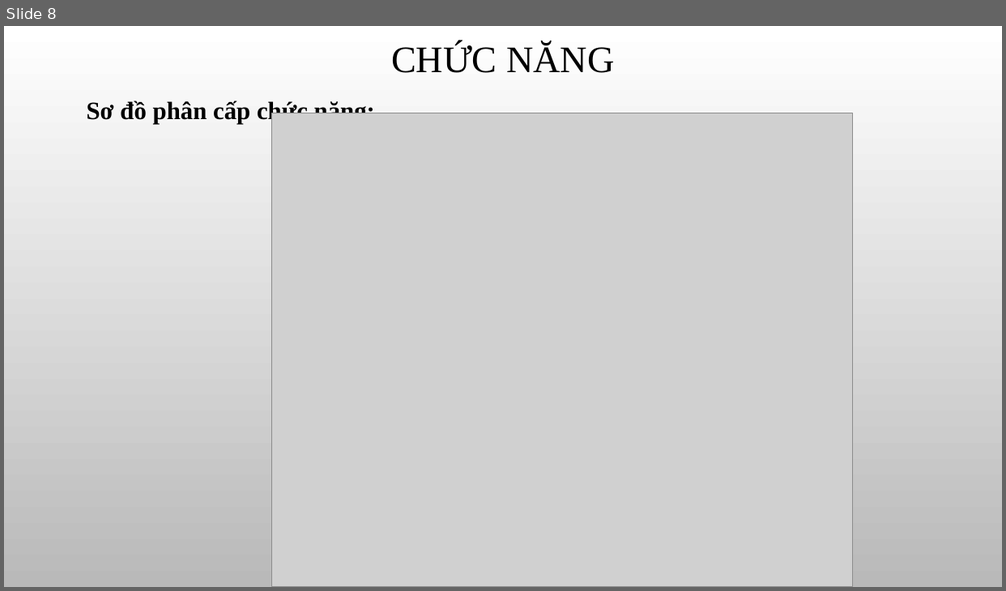
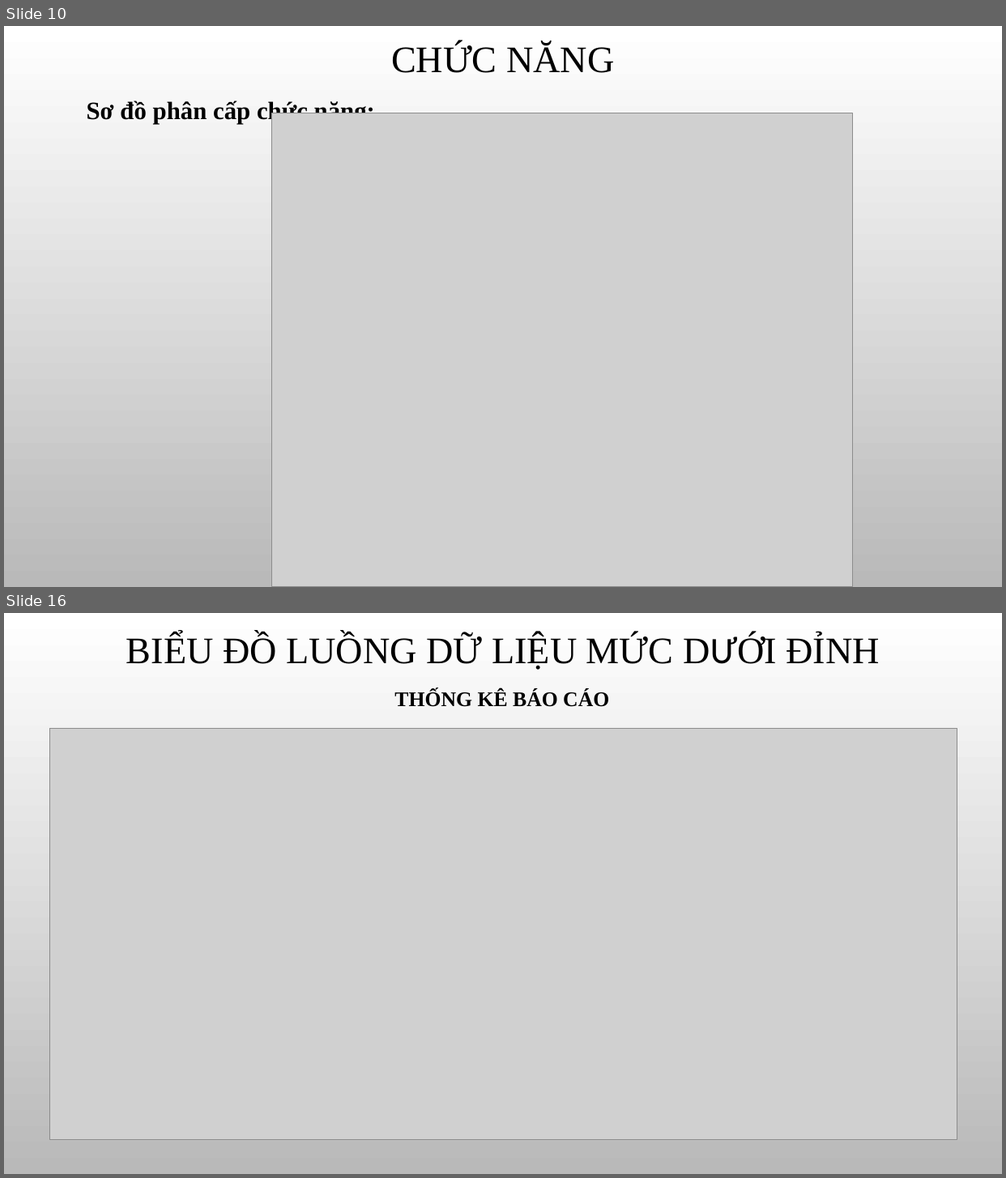
Before and after one commit to thienqnpro02/school, a slide deck: HT_QLLINHKIEN/Báo cáo thực tập.pptx. Shown one above the other, each under a label of ours: slide 8 before the commit, slides 10 and 16 after it; the slides between them are not shown. The pictures are 1006x591 and 1006x1178 pixels, drawn with LibreOffice and Linux fonts; fonts in the diff are those of the drawing; grey boxes stand for pictures; background and template pictures are left out. Boxes give left, top, right and bottom in pixels: in the first picture for what was removed or moved away, otherwise in the second. Text is boxed around its words. In the diff, an @@ line names an element or a change of style, - is before the commit and + after.

```diff
--- a/HT_QLLINHKIEN/Báo cáo thực tập.pptx
+++ b/HT_QLLINHKIEN/Báo cáo thực tập.pptx
@@ slide 16 added at [4,613,1002,1174], background picture (left out) @@
@@ title added at [126,634,880,670], 36 pt, text #000000 @@
+BIỂU ĐỒ LUỒNG DỮ LIỆU MỨC DƯỚI ĐỈNH
@@ text added at [394,690,609,707], 20 pt, text #000000, bold @@
+THỐNG KÊ BÁO CÁO
@@ picture added at [49,728,957,1140] @@
@@ what was slide 8 is now slide 10 @@
```
Also in this commit, not shown: 5 slides changed, 8 other slides added, 1 slide removed, 4 other files.
